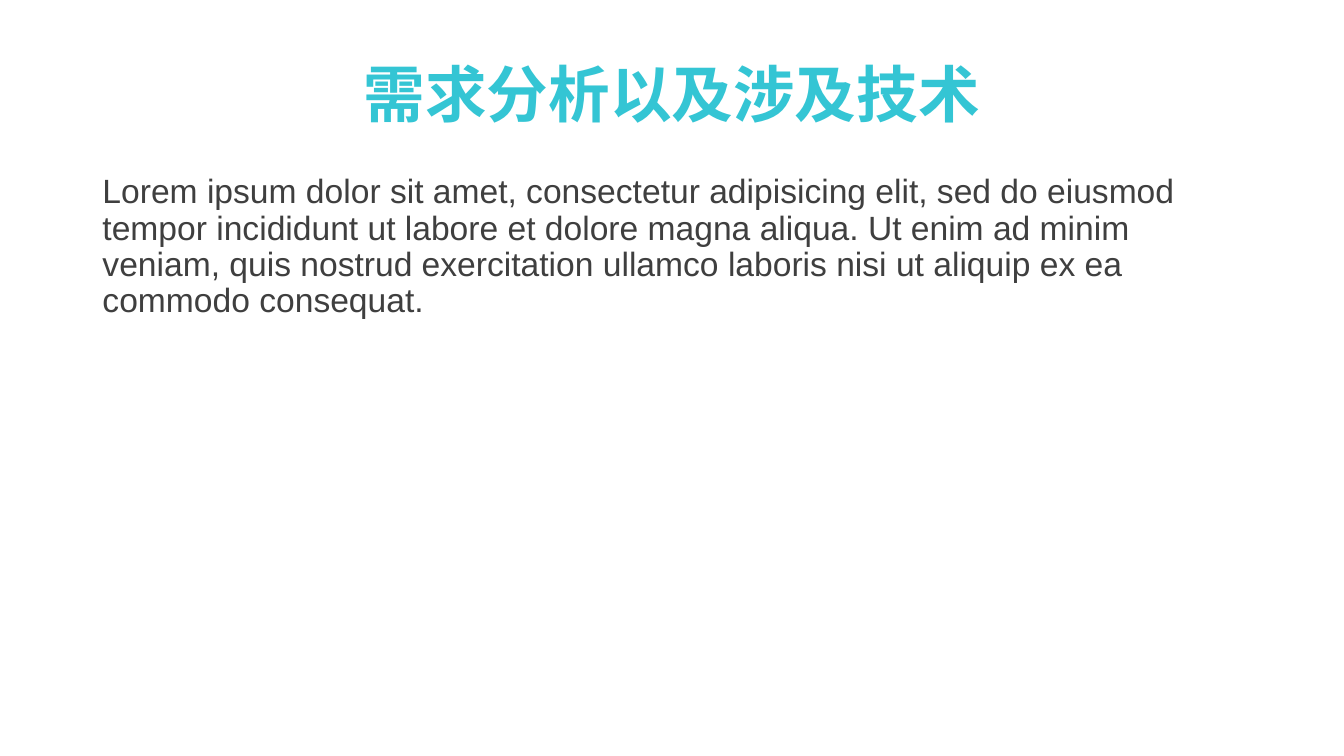
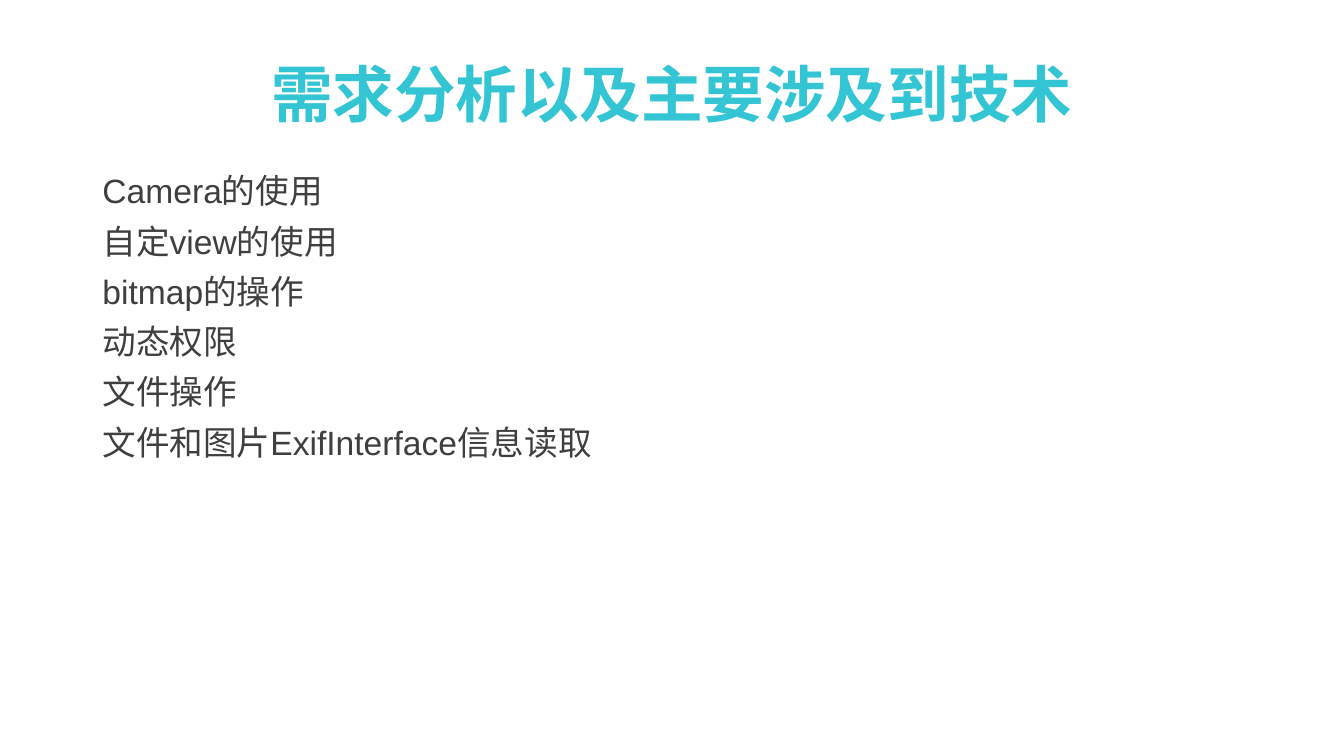
Before and after one commit to barryzzz/CameraToollsl, a slide deck: slide 2 of 总结.pptx. Drawn at 1344x756 pixels with LibreOffice and Linux fonts; fonts in the diff are those of the drawing; background and template pictures are left out. Boxes give left, top, right and bottom in pixels: in the first picture for what was removed or moved away, otherwise in the second. Text is boxed around its words. In the diff, an @@ line names an element or a change of style, - is before the commit and + after.

```diff
--- a/总结.pptx
+++ b/总结.pptx
@@ title at [271,64,1072,123]: text changed @@
-需求分析以及涉及技术
+需求分析以及主要涉及到技术
@@ text at [102,176,591,458]: text changed @@
-Lorem ipsum dolor sit amet, consectetur adipisicing elit, sed do eiusmod tempor incididunt ut labore et dolore magna aliqua. Ut enim ad minim veniam, quis nostrud exercitation ullamco laboris nisi ut aliquip ex ea commodo consequat.
+Camera的使用
+自定view的使用
+bitmap的操作
+动态权限
+文件操作
+文件和图片ExifInterface信息读取
```
Also in this commit, not shown: 1 other slide changed, 4 slides added, 6 slides removed.
